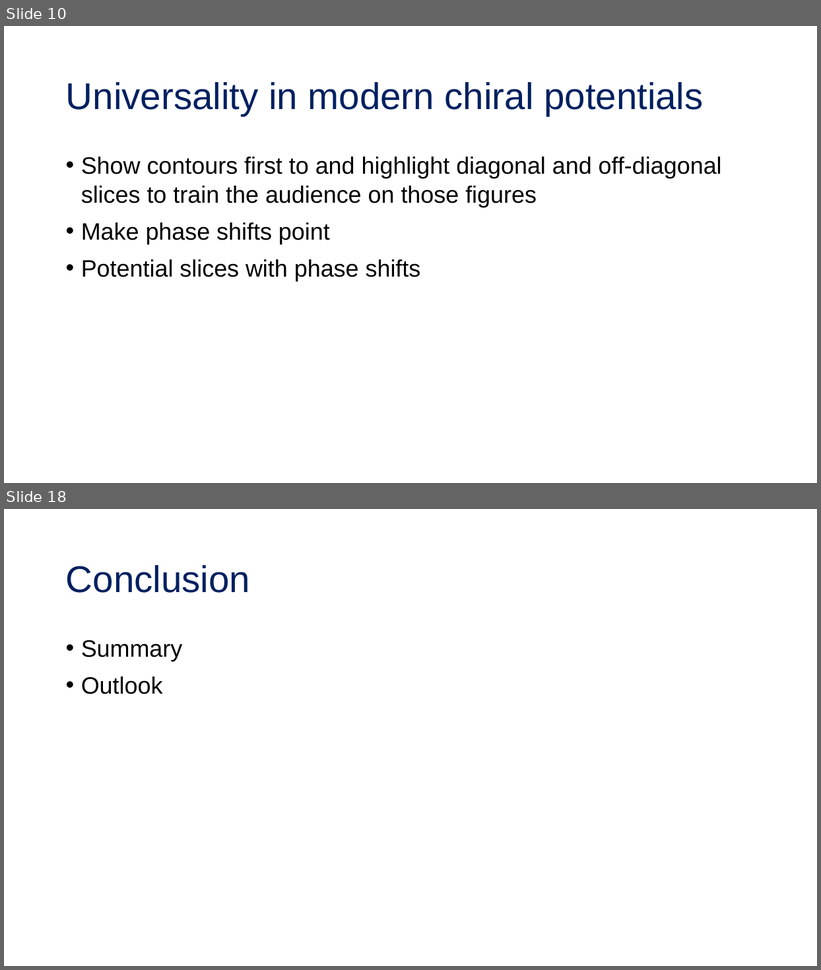
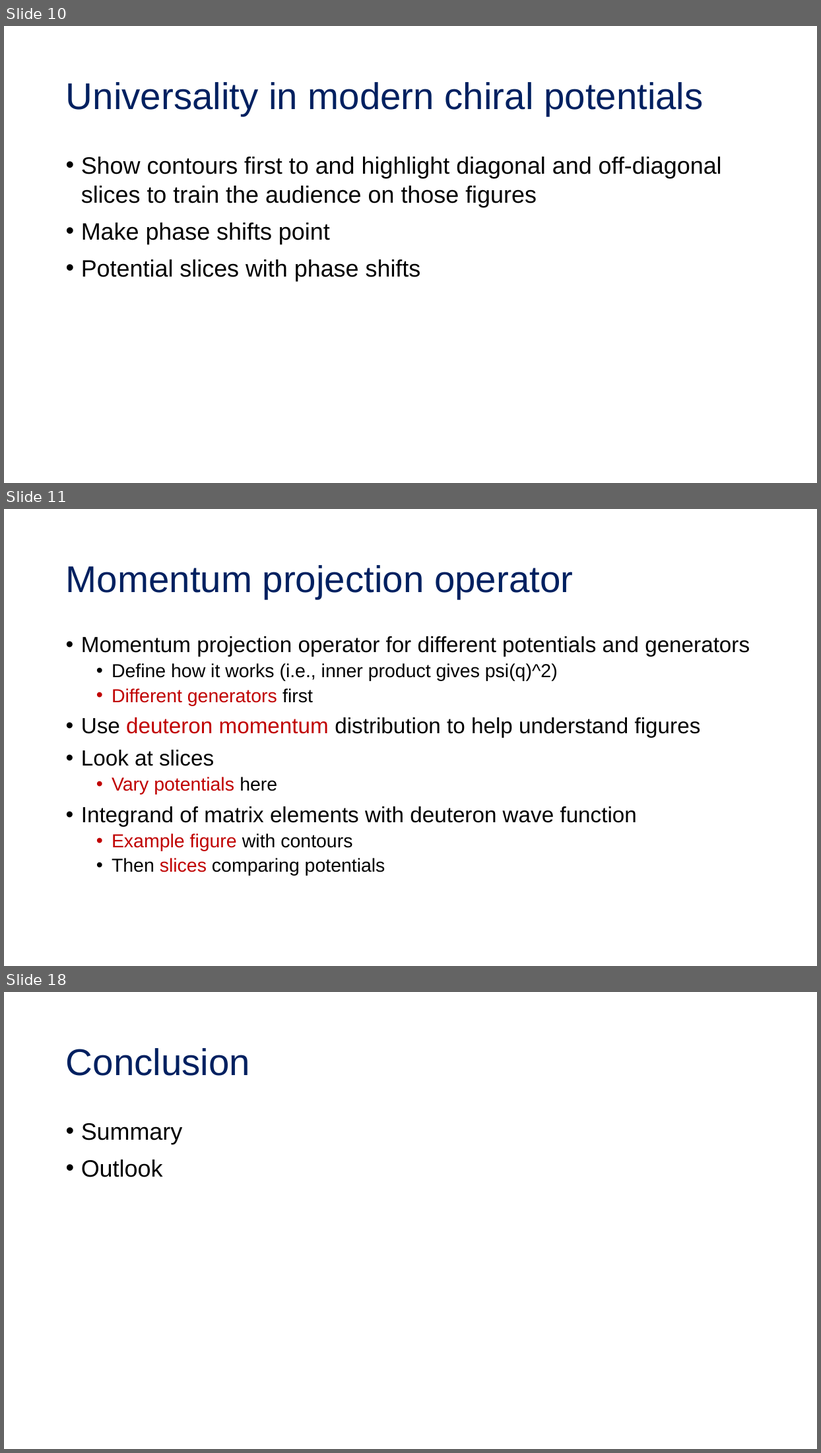
Before and after one commit to tropiano4/tropiano-srg, a slide deck: Presentations/DNP_October2019/tropiano_dnp_october2019.ppt. Shown one above the other, each under a label of ours: slides 10 and 18 before the commit, slides 10, 11 and 18 after it; the slides between them are not shown. The pictures are 821x970 and 821x1453 pixels, drawn with LibreOffice and Linux fonts; fonts in the diff are those of the drawing. Boxes give left, top, right and bottom in pixels: in the first picture for what was removed or moved away, otherwise in the second. Text is boxed around its words. In the diff, an @@ line names an element or a change of style, - is before the commit and + after.

Commit message:
Updated a momentum projection operator function using srg_operators_fig.ipynb

```diff
--- a/Presentations/DNP_October2019/tropiano_dnp_october2019.ppt
+++ b/Presentations/DNP_October2019/tropiano_dnp_october2019.ppt
@@ slide 11 added at [4,509,817,966], background #FFFFFF @@
@@ title added at [66,565,573,599], 44 pt, text #002060 @@
+Momentum projection operator
@@ text added at [81,636,750,876], 25.9 pt, text #000000 @@
+• Momentum projection operator for different potentials and generators
+  • Define how it works (i.e., inner product gives psi(q)^2)
+  • Different generators first
+• Use deuteron momentum distribution to help understand figures
+• Look at slices
+  • Vary potentials here
+• Integrand of matrix elements with deuteron wave function
+  • Example figure with contours
+  • Then slices comparing potentials
```
Also in this commit, not shown: 10 slides changed, 1 other slide added, 1 slide removed, 2 other files.
